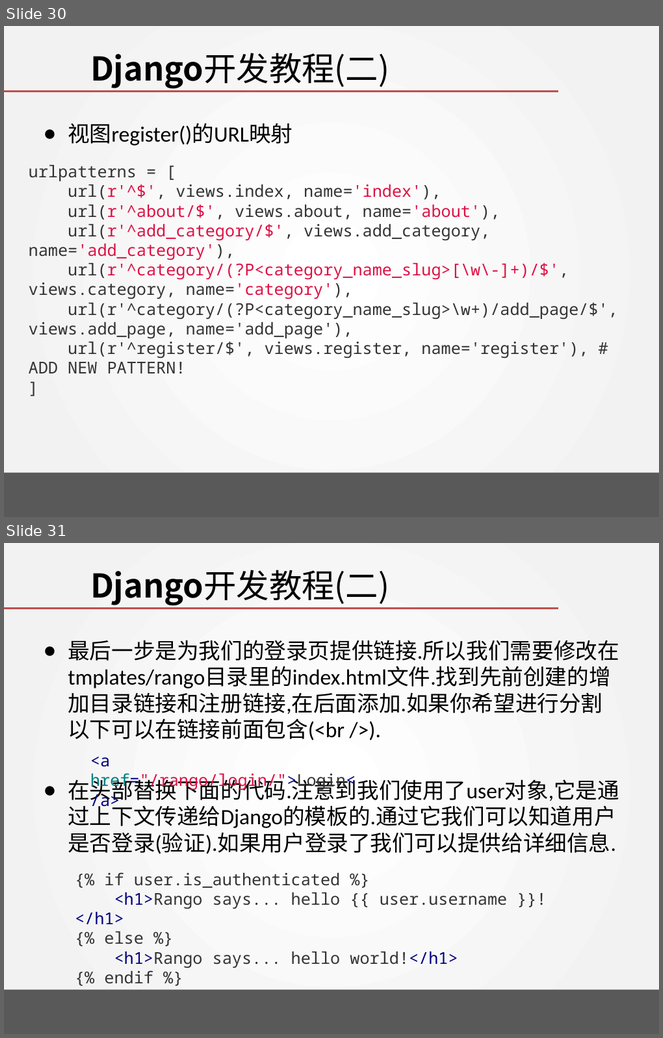
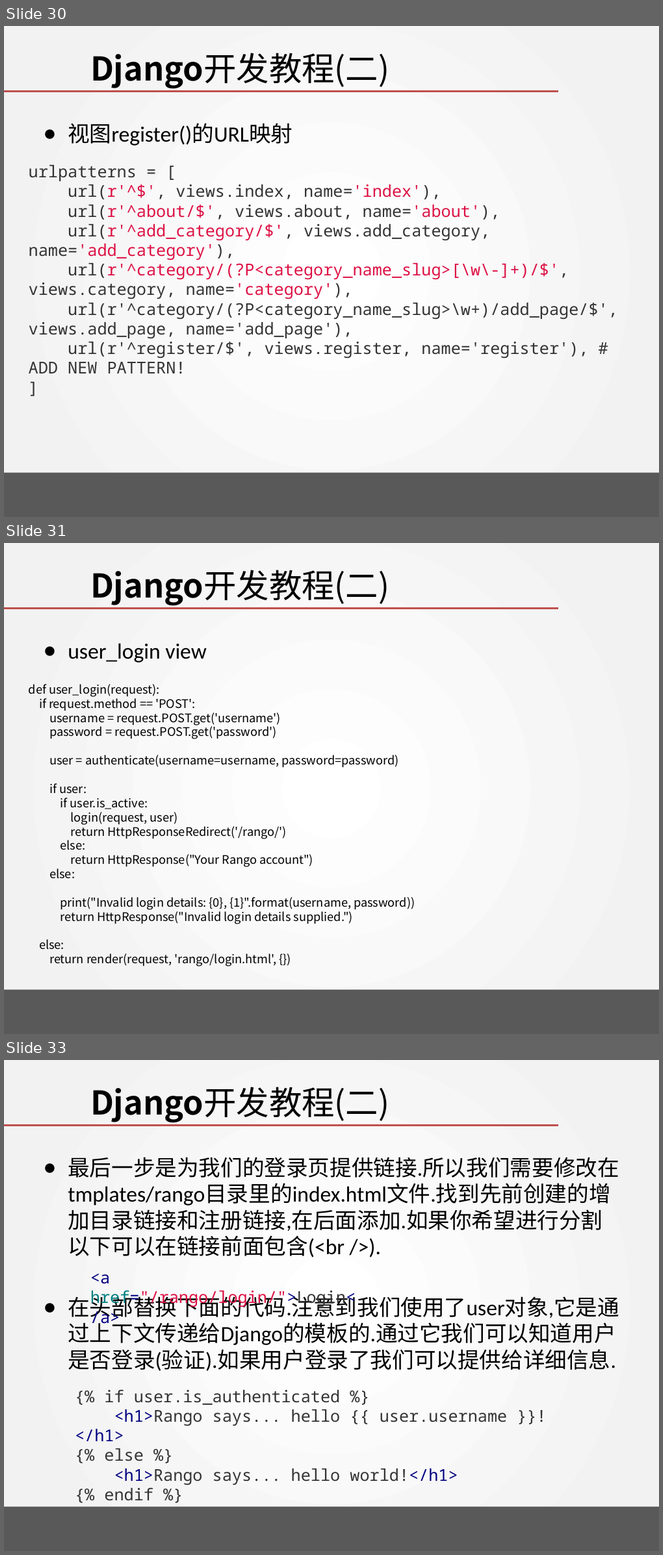
Before and after one commit to wangjin0818/Creative_Experiment_2019, a slide deck: week 05/Tango with Django - II.pptx. Shown one above the other, each under a label of ours: slides 30 and 31 before the commit, slides 30, 31 and 33 after it; the slides between them are not shown. The pictures are 663x1038 and 663x1555 pixels, drawn with LibreOffice and Linux fonts; fonts in the diff are those of the drawing; background and template pictures are left out. Boxes give left, top, right and bottom in pixels: in the first picture for what was removed or moved away, otherwise in the second. Text is boxed around its words. In the diff, an @@ line names an element or a change of style, - is before the commit and + after.

```diff
--- a/week 05/Tango with Django - II.pptx
+++ b/week 05/Tango with Django - II.pptx
@@ slide 31 added at (x1=4, y1=543, x2=659, y2=1034), background gradient #FFFFFF to #F2F2F2; not listed: 2 template elements that a slide beside it also shows @@
@@ title added at (x1=90, y1=570, x2=389, y2=606), 36 pt, text #000000 @@
+Django开发教程(二)
@@ text added at (x1=68, y1=643, x2=206, y2=663), 24 pt, text #000000 @@
+● user_login view
@@ text added at (x1=29, y1=684, x2=415, y2=967), 13 pt, text #000000 @@
+def user_login(request):
+if request.method == 'POST':
+username = request.POST.get('username')
+password = request.POST.get('password')
+user = authenticate(username=username, password=password)
+if user:
+if user.is_active:
+login(request, user)
+return HttpResponseRedirect('/rango/')
+else:
+return HttpResponse("Your Rango account")
+else:
+print("Invalid login details: {0}, {1}".format(username, password))
+return HttpResponse("Invalid login details supplied.")
+else:
+return render(request, 'rango/login.html', {})
@@ what was slide 31 is now slide 33 @@
```
Also in this commit, not shown: 1 slide changed, 1 other slide added.
